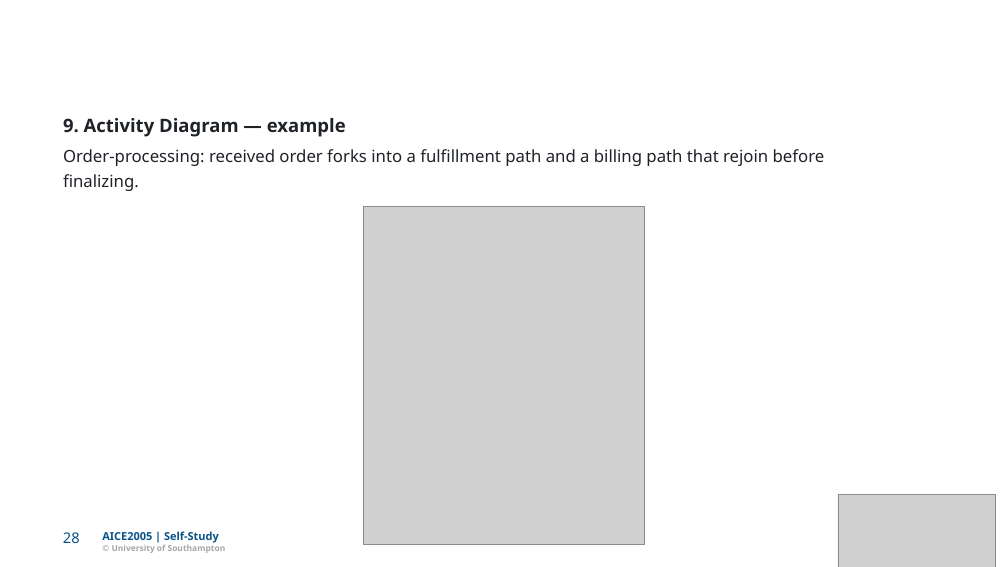
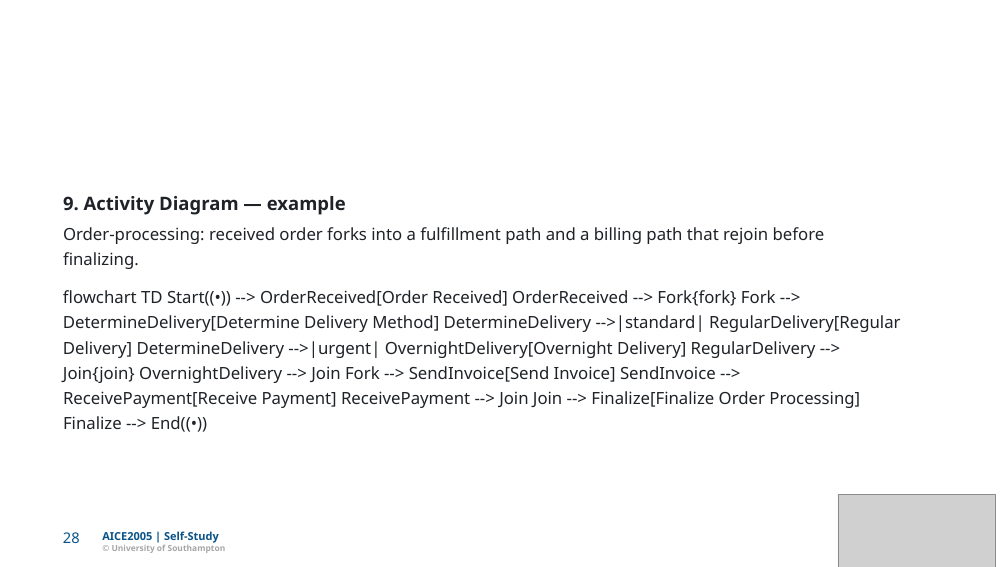
Before and after one commit to Dr-AlHashimy/Module_AICE2005_2627, a slide deck: slide 28 of html/COMP-_L7.1_lecture_self.pptx. Drawn at 1008x567 pixels with LibreOffice and Linux fonts; fonts in the diff are those of the drawing; grey boxes stand for pictures. Boxes give left, top, right and bottom in pixels: in the first picture for what was removed or moved away, otherwise in the second. Text is boxed around its words. In the diff, an @@ line names an element or a change of style, - is before the commit and + after.

```diff
--- a/html/COMP-_L7.1_lecture_self.pptx
+++ b/html/COMP-_L7.1_lecture_self.pptx
@@ picture removed at (x1=364, y1=206, x2=644, y2=545) @@
@@ 3 texts moved together from (x1=63, y1=118, x2=825, y2=191) to (x1=63, y1=196, x2=825, y2=269) @@
@@ text added at (x1=63, y1=290, x2=776, y2=306), 16 pt, text #1F2328 @@
+ﬂowchart TD Start((•)) --> OrderReceived[Order Received] OrderReceived --> Fork{fork} Fork -->
@@ text added at (x1=63, y1=315, x2=901, y2=332), 16 pt, text #1F2328 @@
+DetermineDelivery[Determine Delivery Method] DetermineDelivery -->|standard| RegularDelivery[Regular
@@ text added at (x1=63, y1=341, x2=816, y2=358), 16 pt, text #1F2328 @@
+Delivery] DetermineDelivery -->|urgent| OvernightDelivery[Overnight Delivery] RegularDelivery -->
@@ text added at (x1=63, y1=366, x2=716, y2=383), 16 pt, text #1F2328 @@
+Join{join} OvernightDelivery --> Join Fork --> SendInvoice[Send Invoice] SendInvoice -->
@@ text added at (x1=63, y1=391, x2=860, y2=408), 16 pt, text #1F2328 @@
+ReceivePayment[Receive Payment] ReceivePayment --> Join Join --> Finalize[Finalize Order Processing]
@@ text added at (x1=63, y1=416, x2=207, y2=432), 16 pt, text #1F2328 @@
+Finalize --> End((•))
```
Also in this commit, not shown: 14 other slides changed, 17 other files.
